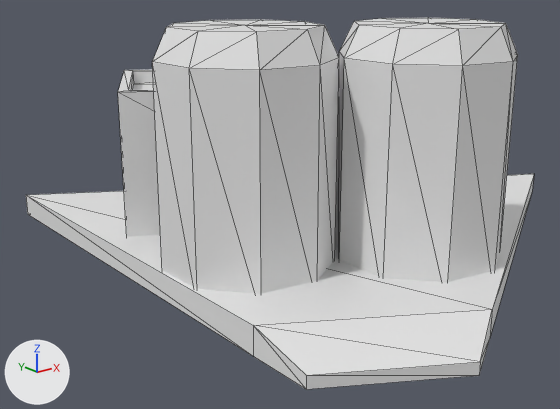
An edit to the glTF model client/scripts/modules/game/scene/assets/models/buildings/waterStation.glb, drawn before and after from the same camera.
Before and after are seen from a camera (50 mm lens) standing at (-0.495, -0.372, 0.486) and looking at (0.342, 0.674, 0.067). Arrows for +X, +Y and +Z are at lower left; the lights stay in place. Mesh edges are drawn as thin lines. Vertices at the same position are counted once.

Names of what the first picture shows: 'FactoryBotto.002'.
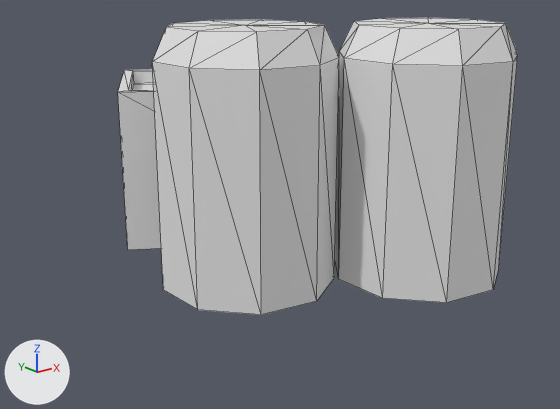
Scene script edits in JSON lines:
```json
{"block": "me_circle_015", "where": "me_circle_015.from_pydata(...)  # 217 vertices, 322 faces; spans x 0.0..0.866, y 0.1..1.206, z -0.015..0.406"}
{"block": "me_circle_015", "where": "# used by ob_factorybotto_002; location = (0.0, 0.0, 0.0)"}
{"block": "me_circle_015", "change": "me_circle_015 part 1: the loose piece of 12 vertices spanning x 0.0..0.866, y 0.1..1.0, z 0.035..0.077 is deleted"}
```

What differs and where, as boxes [x1, y1, x2, y2] in the pictures (560 x 409 px):
```json
{"object": "FactoryBotto.002", "change": "reshaped", "before": [26, 18, 534, 389], "after": [118, 18, 518, 315], "on screen": "21% narrower, 20% shorter"}
{"part": 1, "of": "me_circle_015", "change": "deleted", "before": [26, 174, 534, 389]}
```
